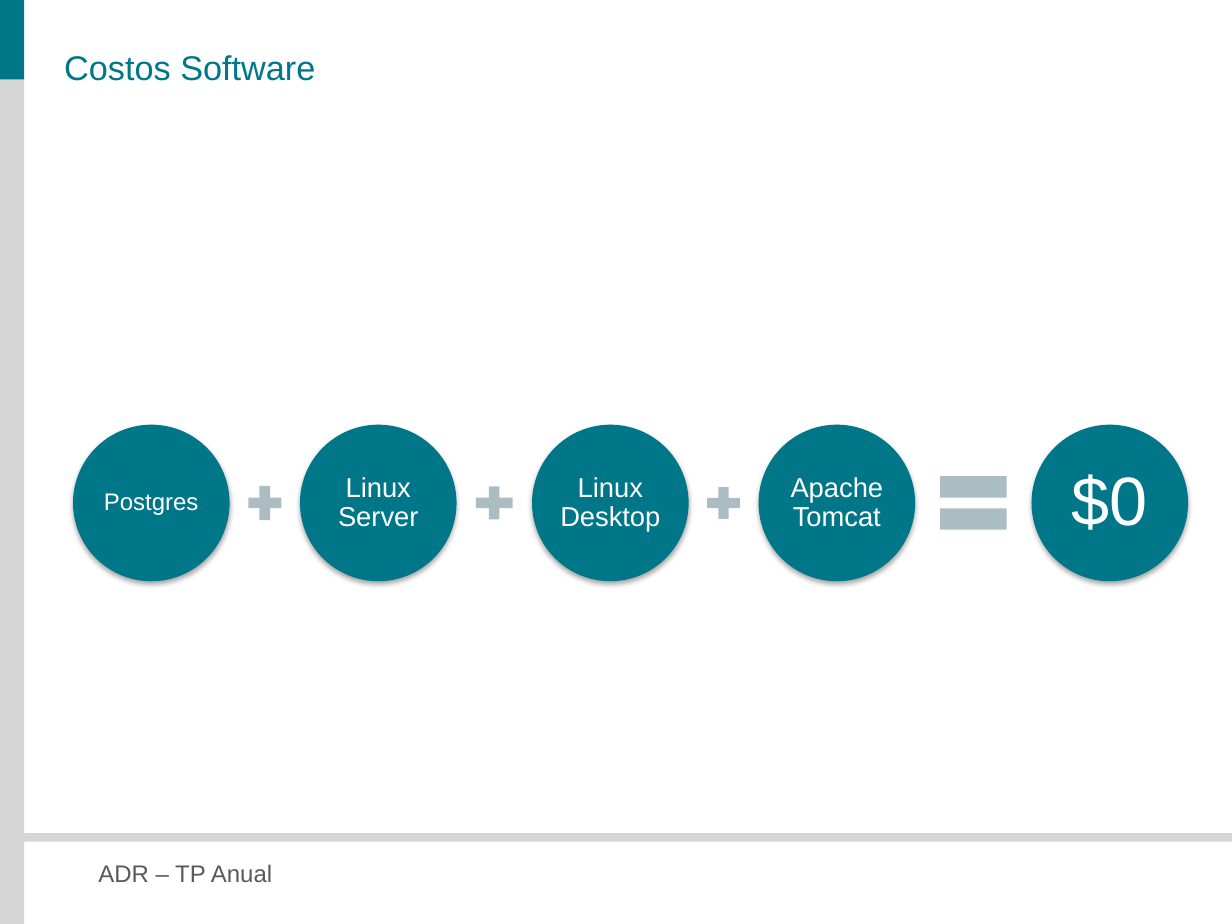
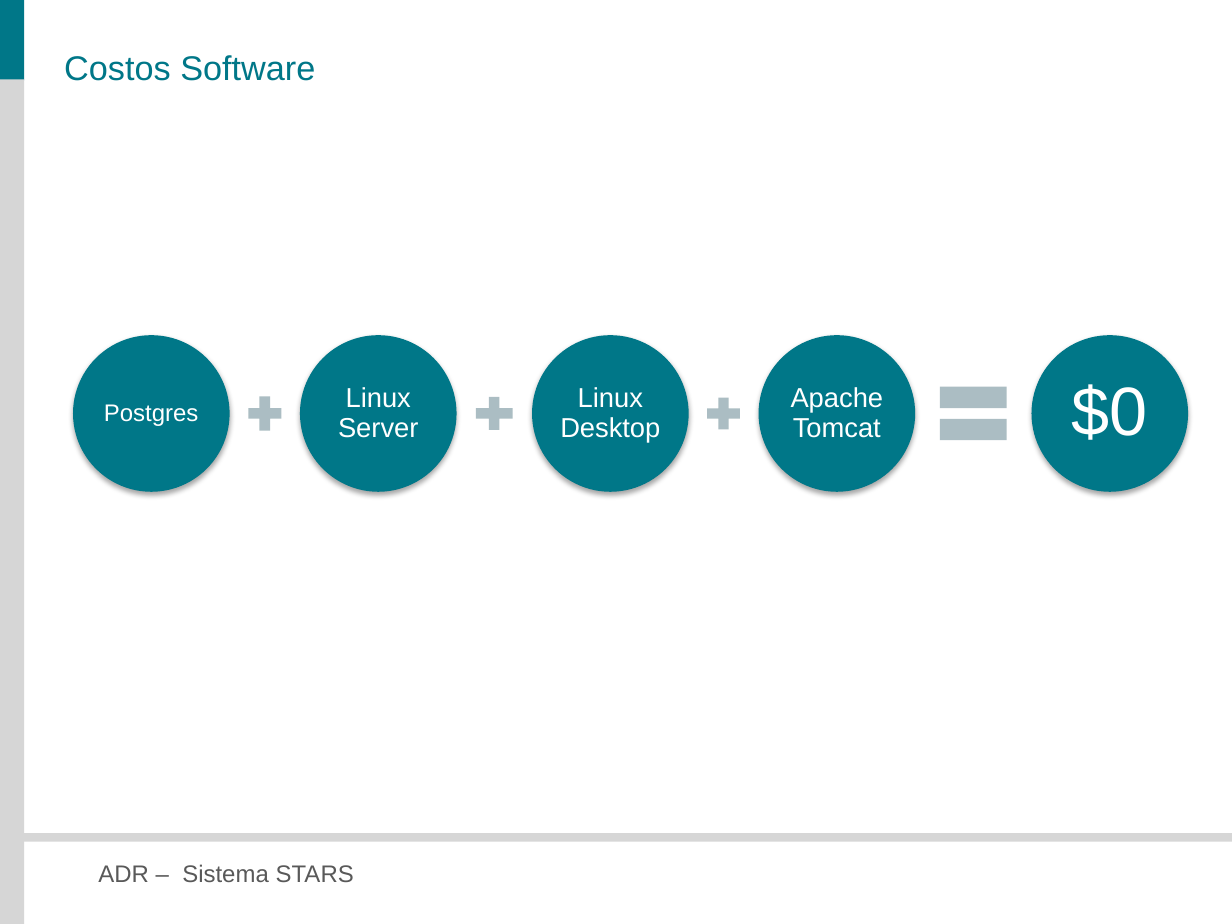
Before and after one commit to veritoreinoso/adr-2010, a slide deck: slide 12 of Presentacion.pptx. Drawn at 1232x924 pixels with LibreOffice and Linux fonts; fonts in the diff are those of the drawing. Boxes give left, top, right and bottom in pixels: in the first picture for what was removed or moved away, otherwise in the second. Text is boxed around its words. In the diff, an @@ line names an element or a change of style, - is before the commit and + after.

```diff
--- a/Presentacion.pptx
+++ b/Presentacion.pptx
@@ 5 texts, 5 ellipses, 3 plus signs, 1 math equal: place and size @@
-5 texts, 5 ellipses, 3 plus signs, 1 math equal at (73,425,1188,582)
+5 texts, 5 ellipses, 3 plus signs, 1 math equal at (73,335,1188,492)
@@ text at (98,864,354,882): text changed @@
-ADR – TP Anual
+ADR – Sistema STARS
```
Also in this commit, not shown: 31 other slides changed, 1 slide added, 1 slide removed.
